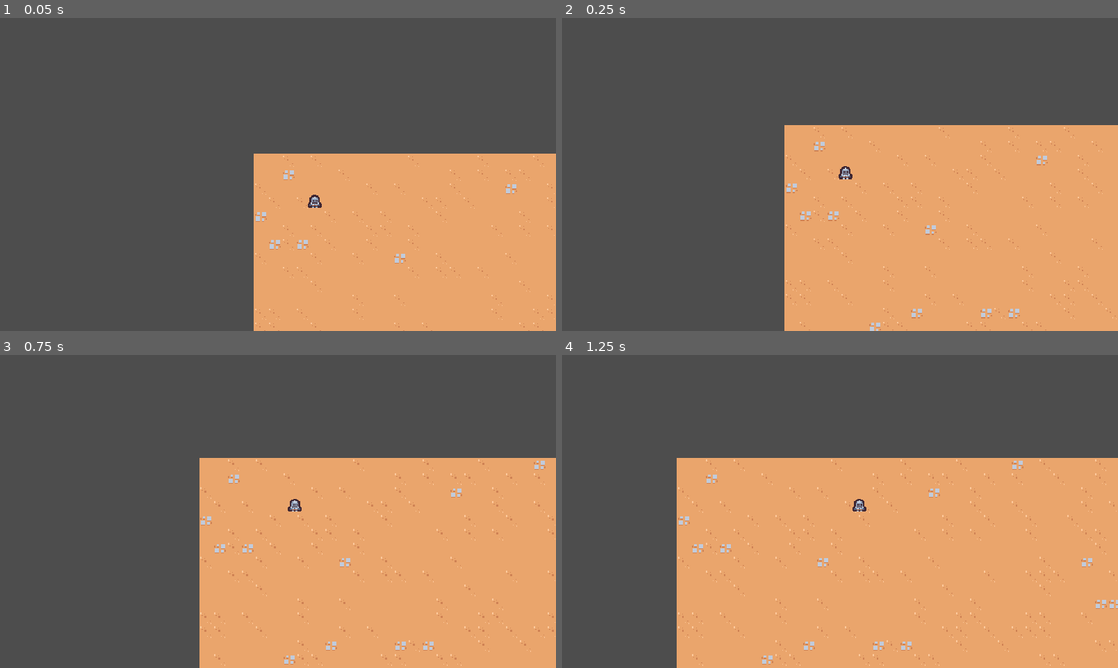
Above: before the commit, frames 1-4 (two rows, left to right).
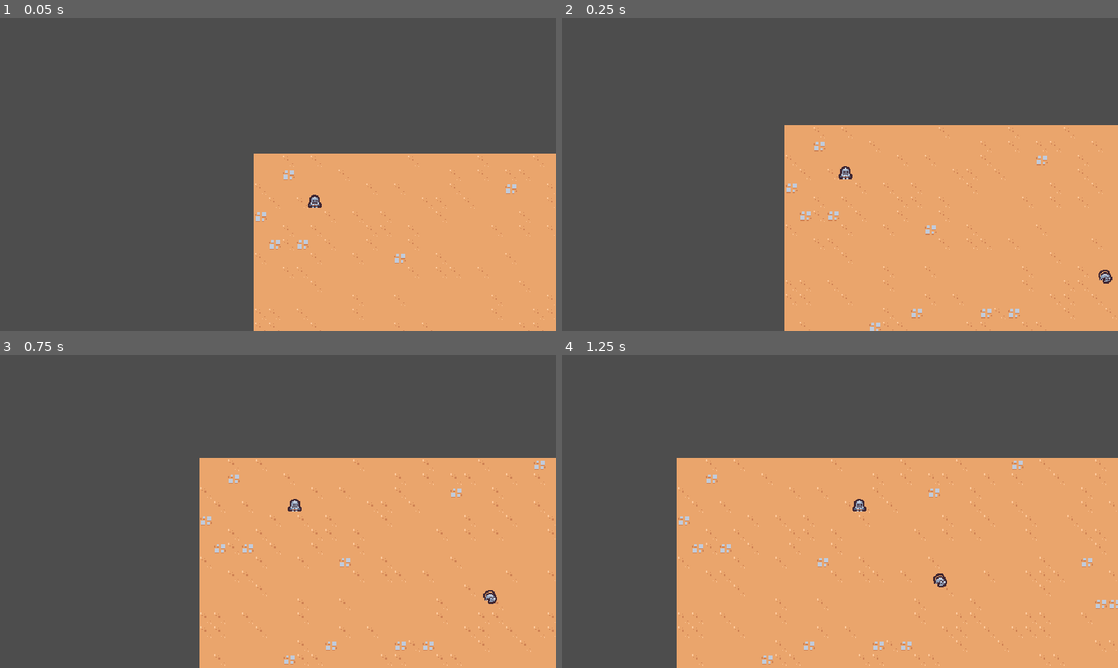
Above: after the commit, the same moments.

Repository: sebasvelasco353/2DSurvivorsCourse
Game: Godot game, scene res://scenes/main/main.tscn
The game is run twice, just before and just after one commit, with the same random seed, the same clock (stepped at 60 frames per second) and the same inputs.
Inputs:
- Up to frame 1 (0.05 s): no input
- Up to frame 2 (0.25 s): no input
- Up to frame 3 (0.75 s): hold D (move_right) from 0.53 s (still down)
- Up to frame 4 (1.25 s): keep holding D (move_right)

Frame 1 is identical in both runs. In frame 2, less than 0.1% of the frame differs, in the area x 96-99%, y 80-85%; in frame 3, less than 0.1%; in frame 4, less than 0.1%, in the area x 66-70%, y 69-75%.

Commit message:
Finished video 7: basic enemy

Diff:
--- /dev/null
+++ b/scenes/basic_enemy/basic_enemy.gd
@@ -0,0 +1,20 @@
+extends CharacterBody2D
+class_name BasicEnemy
+
+const MAX_SPEED:int = 75
+
+# Called when the node enters the scene tree for the first time.
+func _ready():
+	pass # Replace with function body.
+
+# Called every frame. 'delta' is the elapsed time since the previous frame.
+func _process(delta):
+	var direction = get_direction_to_player()
+	velocity = direction * MAX_SPEED
+	move_and_slide()
+
+func get_direction_to_player():
+	var player_node = get_tree().get_first_node_in_group("player") as Node2D # Get the player
+	if player_node != null: # if theres a player
+		return (player_node.global_position - global_position).normalized() # we get the position of the player minus our position and normalize it to get a vector we can use
+	return Vector2.ZERO
--- /dev/null
+++ b/scenes/basic_enemy/basic_enemy.tscn
@@ -0,0 +1,20 @@
+[gd_scene load_steps=4 format=3 uid="uid://cijv3eyl86h40"]
+
+[ext_resource type="Script" path="res://scenes/basic_enemy/basic_enemy.gd" id="1_6wol1"]
+[ext_resource type="Texture2D" uid="uid://b10cpcfd16wvo" path="res://assets/basic_enemy/basic_enemy.png" id="1_vfnxh"]
+
+[sub_resource type="CircleShape2D" id="CircleShape2D_ccx7y"]
+radius = 5.0
+
+[node name="BasicEnemy" type="CharacterBody2D"]
+collision_layer = 0
+script = ExtResource("1_6wol1")
+
+[node name="Sprite2D" type="Sprite2D" parent="."]
+texture = ExtResource("1_vfnxh")
+offset = Vector2(0, -4)
+
+[node name="CollisionShape2D" type="CollisionShape2D" parent="."]
+position = Vector2(0, -5)
+shape = SubResource("CircleShape2D_ccx7y")
+debug_color = Color(0.645657, 0.514465, 0.252465, 0.42)
--- a/scenes/main/main.tscn
+++ b/scenes/main/main.tscn
@@ -1,8 +1,9 @@
-[gd_scene load_steps=4 format=3 uid="uid://dqdrulrsf4e65"]
+[gd_scene load_steps=5 format=3 uid="uid://dqdrulrsf4e65"]
 
 [ext_resource type="PackedScene" uid="uid://bocn10i761ygr" path="res://scenes/player/player.tscn" id="1_0cqic"]
 [ext_resource type="TileSet" uid="uid://cdhf1unwltu2o" path="res://resources/tileset.tres" id="1_4t3n2"]
 [ext_resource type="PackedScene" uid="uid://dyrqi0jil0jwm" path="res://scenes/game_camera/game_camera.tscn" id="1_hx2yp"]
+[ext_resource type="PackedScene" uid="uid://cijv3eyl86h40" path="res://scenes/basic_enemy/basic_enemy.tscn" id="4_k84bf"]
 
 [node name="Main" type="Node"]
 
@@ -15,3 +16,6 @@
 
 [node name="Player" parent="." instance=ExtResource("1_0cqic")]
 position = Vector2(70, 62)
+
+[node name="BasicEnemy" parent="." instance=ExtResource("4_k84bf")]
+position = Vector2(387, 185)
--- a/scenes/player/player.tscn
+++ b/scenes/player/player.tscn
@@ -7,6 +7,7 @@
 radius = 5.0
 
 [node name="Player" type="CharacterBody2D" groups=["player"]]
+collision_layer = 0
 script = ExtResource("1_etj85")
 
 [node name="Sprite2D" type="Sprite2D" parent="."]
Binary file added: assets/basic_enemy/basic_enemy.png
Not shown, added: assets/basic_enemy/basic_enemy.png.import
